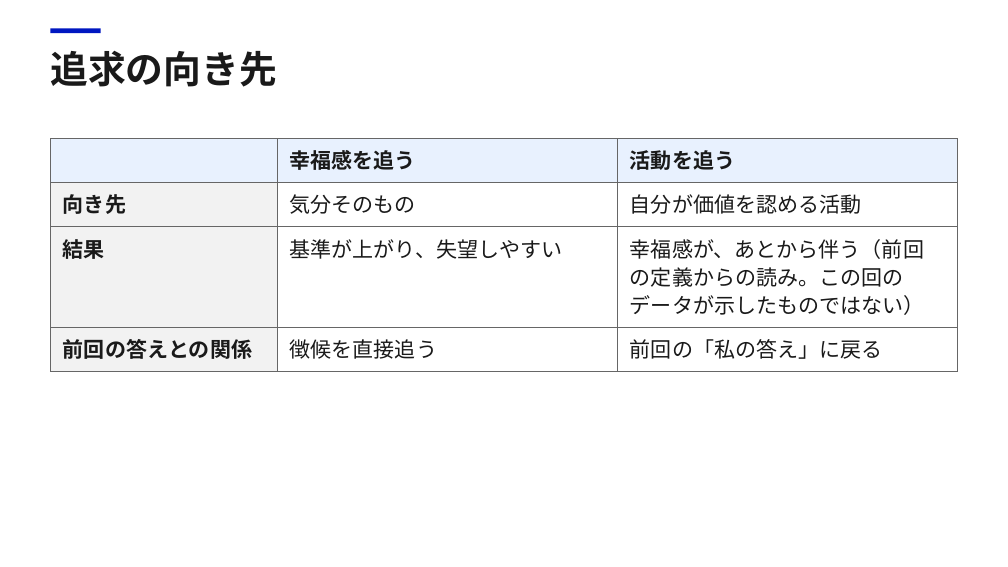
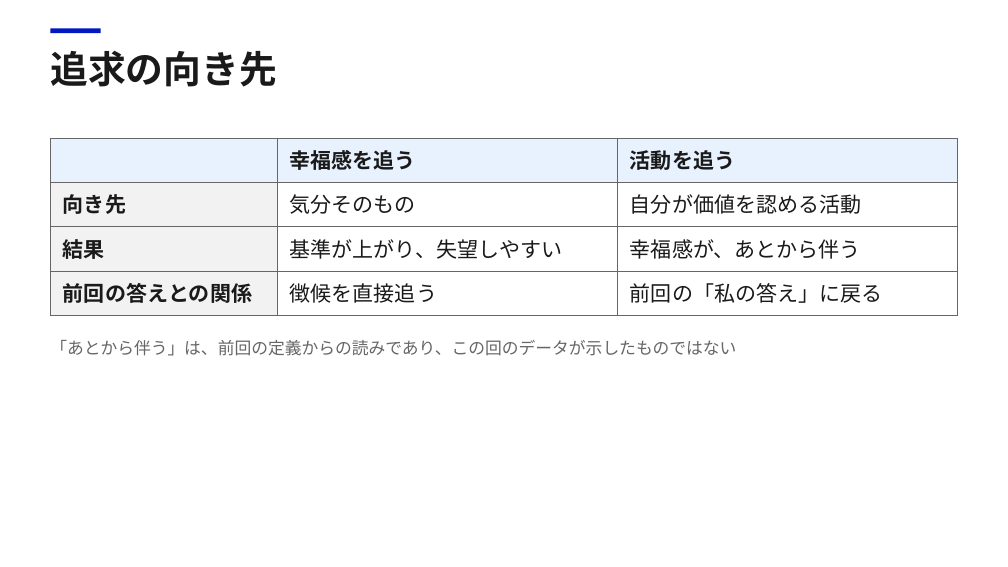
Before and after one commit to Daisetsu1980/markitdown, a slide deck: slide 26 of work/幸福_第2回/幸福_第2回.pptx. Drawn at 1008x567 pixels with LibreOffice and Linux fonts; fonts in the diff are those of the drawing. Boxes give left, top, right and bottom in pixels: in the first picture for what was removed or moved away, otherwise in the second. Text is boxed around its words. In the diff, an @@ line names an element or a change of style, - is before the commit and + after.

```diff
--- a/work/幸福_第2回/幸福_第2回.pptx
+++ b/work/幸福_第2回/幸福_第2回.pptx
@@ table at bbox=[51, 138, 958, 315] @@
-row 3, column 3: 幸福感が、あとから伴う（前回の定義からの読み。この回のデータが示したものではない）
+row 3, column 3: 幸福感が、あとから伴う
@@ text added at bbox=[50, 340, 736, 356], 16 pt, text #666666 @@
+「あとから伴う」は、前回の定義からの読みであり、この回のデータが示したものではない
```
Also in this commit, not shown: 17 other slides changed, 22 other files.
